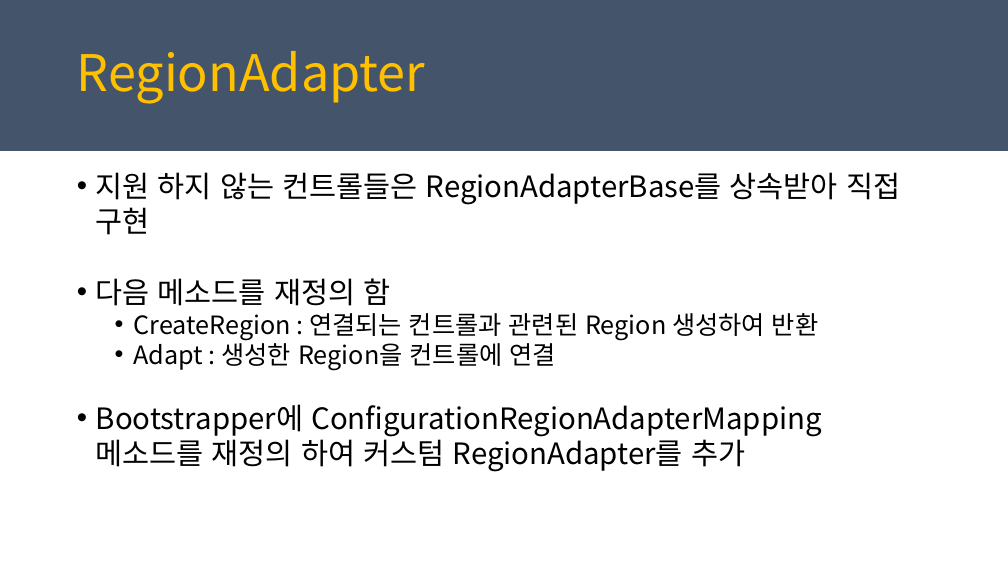
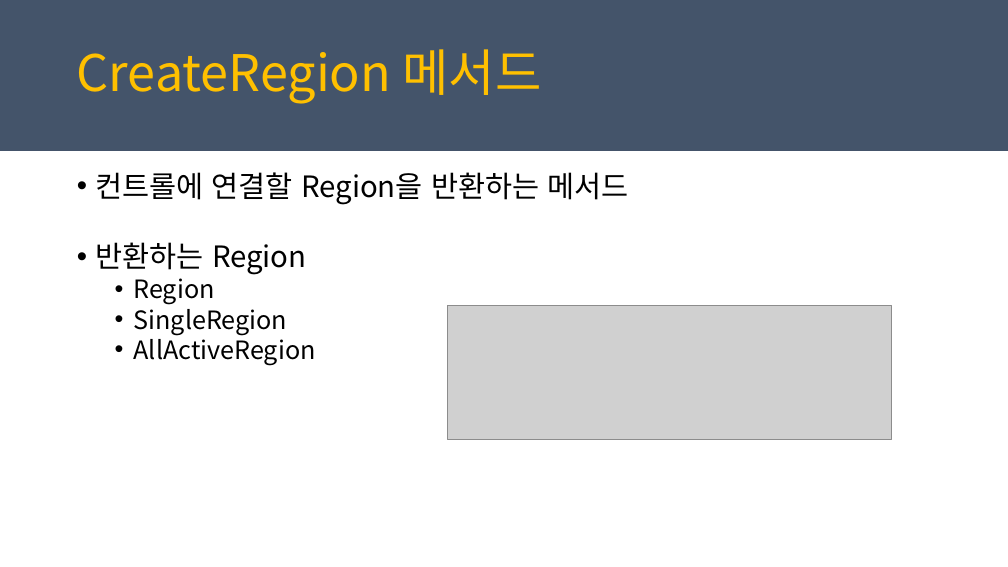
Before and after one commit to juniair/Summary-PPT, a slide deck: slide 38 of PRISM_최종.pptx (slide 19 before the commit). Drawn at 1008x567 pixels with LibreOffice and Linux fonts; fonts in the diff are those of the drawing; grey boxes stand for pictures. Boxes give left, top, right and bottom in pixels: in the first picture for what was removed or moved away, otherwise in the second. Text is boxed around its words. In the diff, an @@ line names an element or a change of style, - is before the commit and + after.

```diff
--- a/PRISM_최종.pptx
+++ b/PRISM_최종.pptx
@@ text at (77,49,542,104): text changed @@
-RegionAdapter
+CreateRegion 메서드
@@ text at (96,172,628,366): text changed; size 28 to 24 pt @@
-• 지원 하지 않는 컨트롤들은 RegionAdapterBase를 상속받아 직접 구현
-• 다음 메소드를 재정의 함
-  • CreateRegion : 연결되는 컨트롤과 관련된 Region 생성하여 반환
-  • Adapt : 생성한 Region을 컨트롤에 연결
-• Bootstrapper에 ConfigurationRegionAdapterMapping 메소드를 재정의 하여 커스텀 RegionAdapter를 추가
+• 컨트롤에 연결할 Region을 반환하는 메서드
+• 반환하는 Region
+  • Region
+  • SingleRegion
+  • AllActiveRegion
@@ picture added at (448,306,892,439) @@
```
Also in this commit, not shown: 6 other slides changed, 28 slides added, 3 slides removed, 3 other files.
